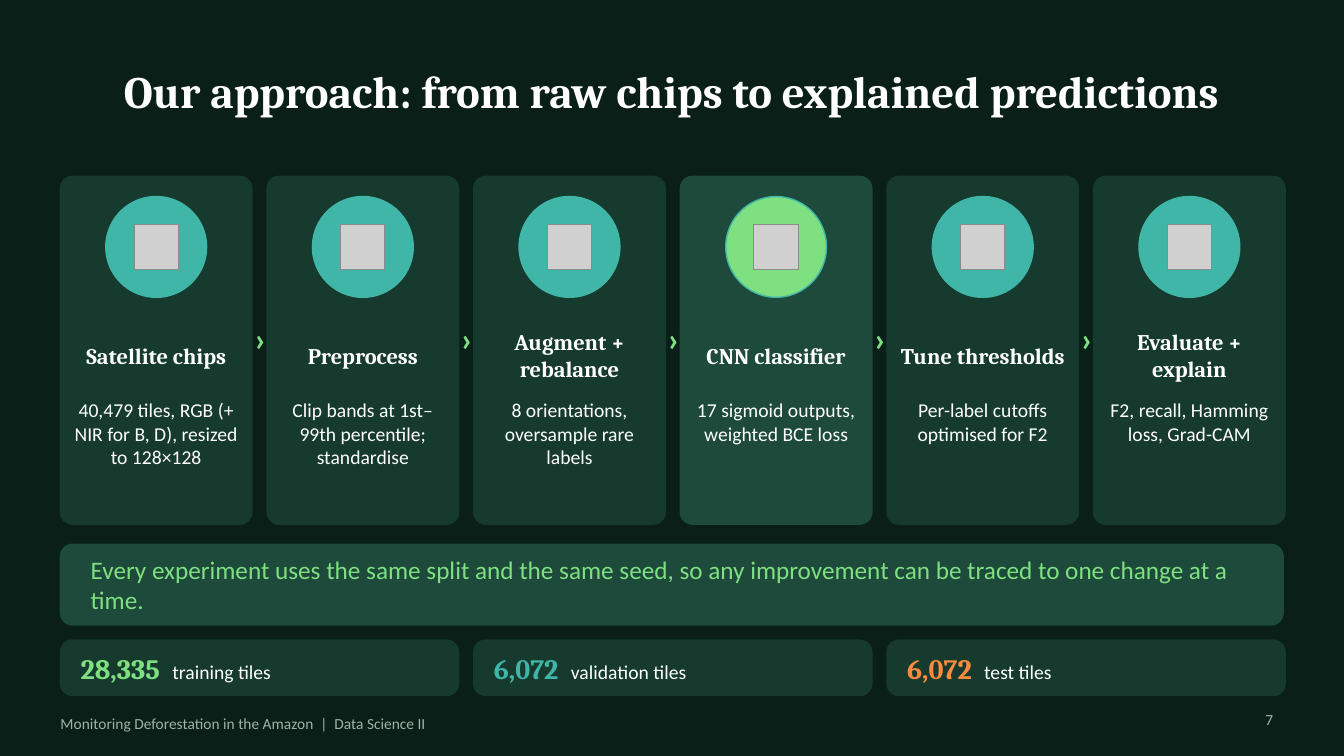
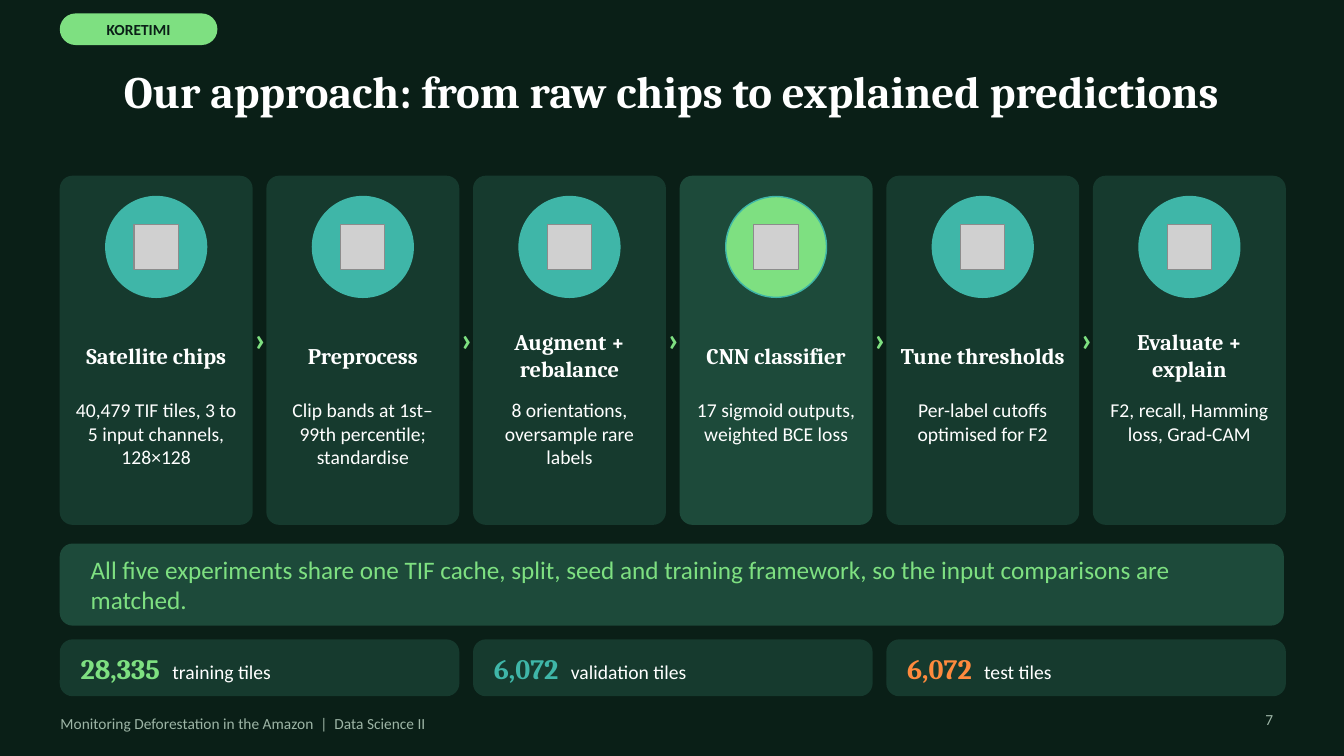
Before and after one commit to MehrabAzan/Amazon-Deforestation, a slide deck: slide 7 of Amazon_Deforestation_DeepLearning.pptx. Drawn at 1344x756 pixels with LibreOffice and Linux fonts; fonts in the diff are those of the drawing; grey boxes stand for pictures. Boxes give left, top, right and bottom in pixels: in the first picture for what was removed or moved away, otherwise in the second. Text is boxed around its words. In the diff, an @@ line names an element or a change of style, - is before the commit and + after.

```diff
--- a/Amazon_Deforestation_DeepLearning.pptx
+++ b/Amazon_Deforestation_DeepLearning.pptx
@@ rounded rectangle added at <box>60,14,217,44</box>, fill #7EE081, outline #7EE081 1 pt @@
@@ text added at <box>107,25,171,35</box>, 11 pt, text #0A1F17, bold @@
+KORETIMI
@@ text at <box>76,403,236,464</box>: text changed @@
-40,479 tiles, RGB (+ NIR for B, D), resized to 128×128
+40,479 TIF tiles, 3 to 5 input channels, 128×128
@@ text at <box>91,561,1169,609</box>: text changed @@
-Every experiment uses the same split and the same seed, so any improvement can be traced to one change at a time.
+All five experiments share one TIF cache, split, seed and training framework, so the input comparisons are matched.
```
Also in this commit, not shown: 23 other slides changed, 1 slide added, 1 slide removed.
